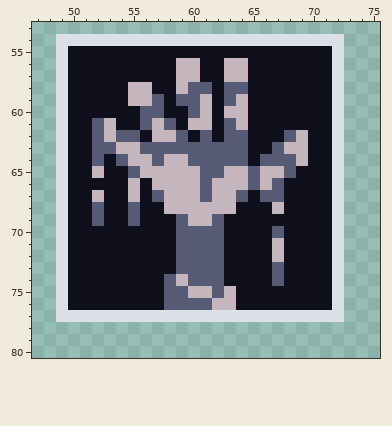
Two states of a pixel-art file, Assets/Asset/UI/Icons/Ab_Icons.aseprite. The picture above is the old version.
128x128 pixels, 1 frame. Shown: x 47..75, y 53..80.
And afterwards:
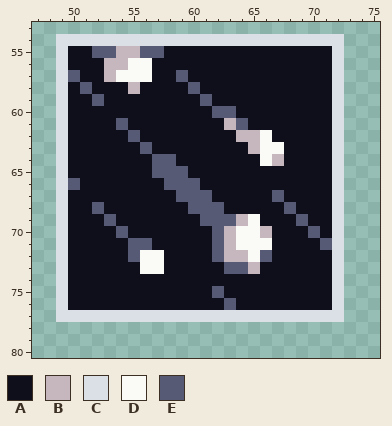
Palette (. is transparent): A #0f0f1b  B #c6b7be  C #dbe0e7  D #fafbf6  E #565a75
Log entry: SkyFall Ability Graphics Fix
The edit:
layer "Health Plus" now hidden
layer "Regenesis" now hidden
layer "Sky Fall" added
Layer "Sky Fall":
y 55: x 52..57 AAAAAA -> EEBBEE
y 56: x 53..56 AAAA -> BBDD; x 59..60 BB -> AA; x 63..64 BB -> AA
y 57: x 50 A -> E; x 53..56 AAAA -> BDDD; x 59..60 BB -> EA; x 63..64 BB -> AA
y 58: x 51 A -> E; x 56 B -> A; x 59 B -> A; x 61 E -> A; x 63..64 EE -> AA
y 59: x 52 A -> E; x 55..57 BBE -> AAA; x 59..61 EEB -> AAE; x 63..64 EB -> AA
y 60: x 56..57 EE -> AA; x 60..64 EBABB -> AAEEA
y 61: x 52..54 EBA -> AAE; x 56..58 EBE -> AAA; x 60..61 BB -> AA; x 63..64 EB -> BE
y 62: x 52..54 EBE -> AAA; x 57..59 BBE -> AAA; x 61 E -> A; x 63..66 EEAA -> ABBD; x 68..69 EB -> AA
y 63: x 52..55 EEBB -> AAAA; x 57..69 EEEEEEEEAAEBB -> AAAAAAAABDDAA
y 64: x 52 E -> A; x 54..56 EBB -> AAA; x 58..64 BBEEEEE -> EAAAAAA; x 66..69 EEEB -> DBAA
y 65: x 52 B -> A; x 55..68 EBBBBBEEBBEBBE -> AAEEEAAAAAAAAA
y 66: x 50 A -> E; x 55 B -> A; x 57..67 BBBBEBBBEBE -> AEEEAAAAAAA
y 67: x 52 B -> A; x 55 B -> A; x 57..60 EBBB -> AAEE; x 62..64 BBE -> AAA; x 66 E -> A
y 68: x 55 E -> A; x 58..63 BBBBBB -> AAEEEA; x 67..68 BA -> AE
y 69: x 52..53 EA -> AE; x 55 E -> A; x 59..61 EBB -> AAE; x 63..65 AAA -> EBD; x 69 A -> E
y 70: x 54 A -> E; x 59..61 EEE -> AAA; x 63..67 AAAAE -> BDDBA; x 70 A -> E
y 71: x 55..56 AA -> EE; x 59..61 EEE -> AAA; x 63..67 AAAAB -> BDDDA; x 71 A -> E
y 72: x 55..57 AAA -> EDD; x 59..61 EEE -> AAA; x 63..67 AAAAB -> BBDEA
y 73: x 56..57 AA -> DD; x 59..65 EEEEAAA -> AAAAEEB; x 67 E -> A
y 74: x 58..62 EBEEE -> AAAAA; x 67 E -> A
y 75: x 58..61 EEBB -> AAAA; x 63 B -> A
y 76: x 58..63 EEEEBB -> AAAAAE
Boxes around the changes in both pictures, in picture pixels (x1, y1, x2, y2):
changed: (68, 46, 332, 310)
